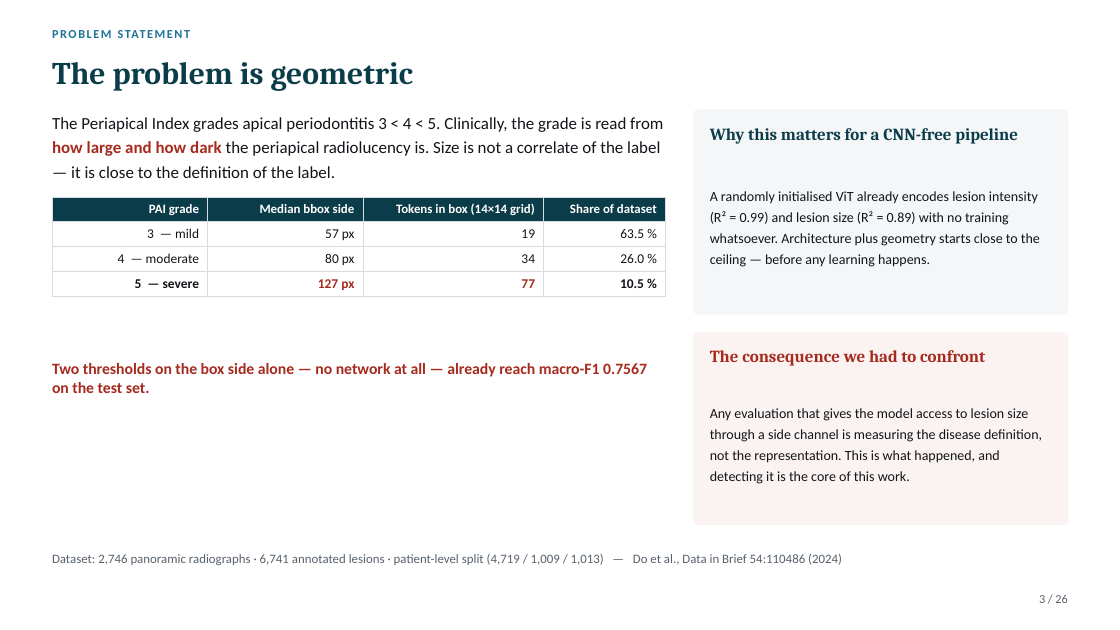
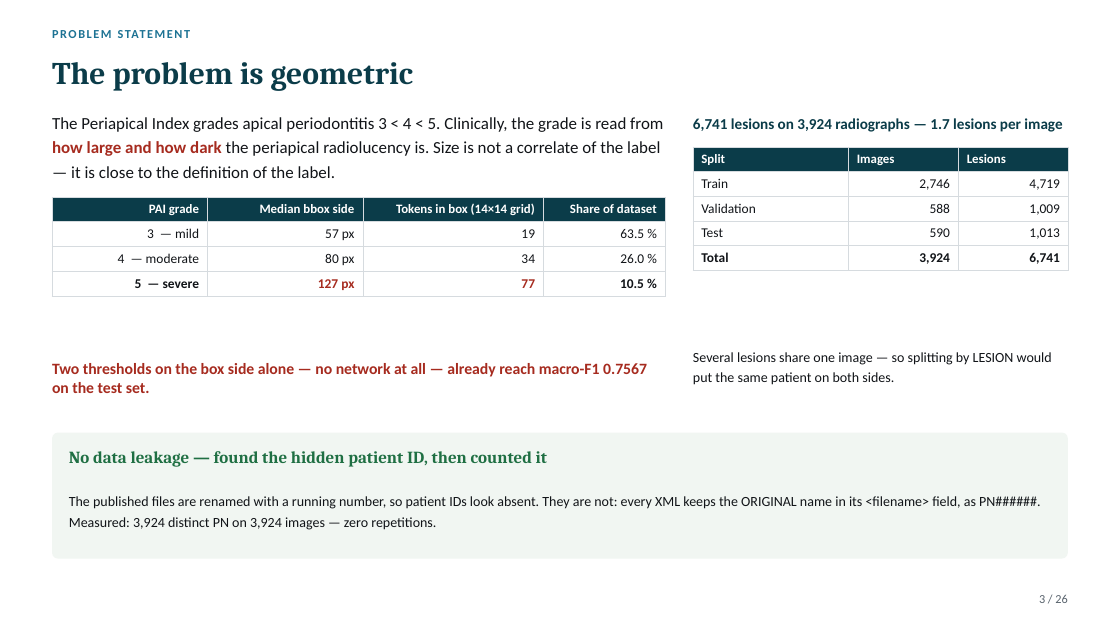
Before and after one commit to Gennaro-finance/Computer_Vision, a slide deck: slide 3 of Project8_CV_2025-2026.pptx. Drawn at 1120x630 pixels with LibreOffice and Linux fonts; fonts in the diff are those of the drawing. Boxes give left, top, right and bottom in pixels: in the first picture for what was removed or moved away, otherwise in the second. Text is boxed around its words. In the diff, an @@ line names an element or a change of style, - is before the commit and + after.

```diff
--- a/Project8_CV_2025-2026.pptx
+++ b/Project8_CV_2025-2026.pptx
@@ rounded rectangle removed at [693,109,1069,315] @@
@@ text added at [693,118,1062,132], 13 pt, text #0B3C49, bold @@
+6,741 lesions on 3,924 radiographs — 1.7 lesions per image
@@ table added at [693,147,1069,268], 5 rows, 3 columns @@
+Split | Images | Lesions
+Train | 2,746 | 4,719
+Validation | 588 | 1,009
+Test | 590 | 1,013
+Total | 3,924 | 6,741
@@ text removed at [710,128,1018,144] @@
-Why this matters for a CNN-free pipeline
@@ text at [693,352,1052,385]: text changed @@
-A randomly initialised ViT already encodes lesion intensity (R² = 0.99) and lesion size (R² = 0.89) with no training whatsoever. Architecture plus geometry starts close to the ceiling — before any learning happens.
+Several lesions share one image — so splitting by LESION would put the same patient on both sides.
@@ rounded rectangle: place and size @@
-rounded rectangle at [693,332,1069,525]
+rounded rectangle at [52,433,1068,559]
@@ rounded rectangle at [52,433,1068,559]: fill #FBF3F2 to #F1F6F2; proportions changed @@
@@ text at [69,451,547,467]: text changed; text colour #A62B1F to #1F6F43 @@
-The consequence we had to confront
+No data leakage — found the hidden patient ID, then counted it
@@ text at [69,496,1041,530]: text changed @@
-Any evaluation that gives the model access to lesion size through a side channel is measuring the disease definition, not the representation. This is what happened, and detecting it is the core of this work.
+The published files are renamed with a running number, so patient IDs look absent. They are not: every XML keeps the ORIGINAL name in its <filename> field, as PN######. Measured: 3,924 distinct PN on 3,924 images — zero repetitions.
@@ text removed at [52,554,842,565] @@
-Dataset: 2,746 panoramic radiographs · 6,741 annotated lesions · patient-level split (4,719 / 1,009 / 1,013) — Do et al., Data in Brief 54:110486 (2024)
```
Also in this commit, not shown: 1 other file.
